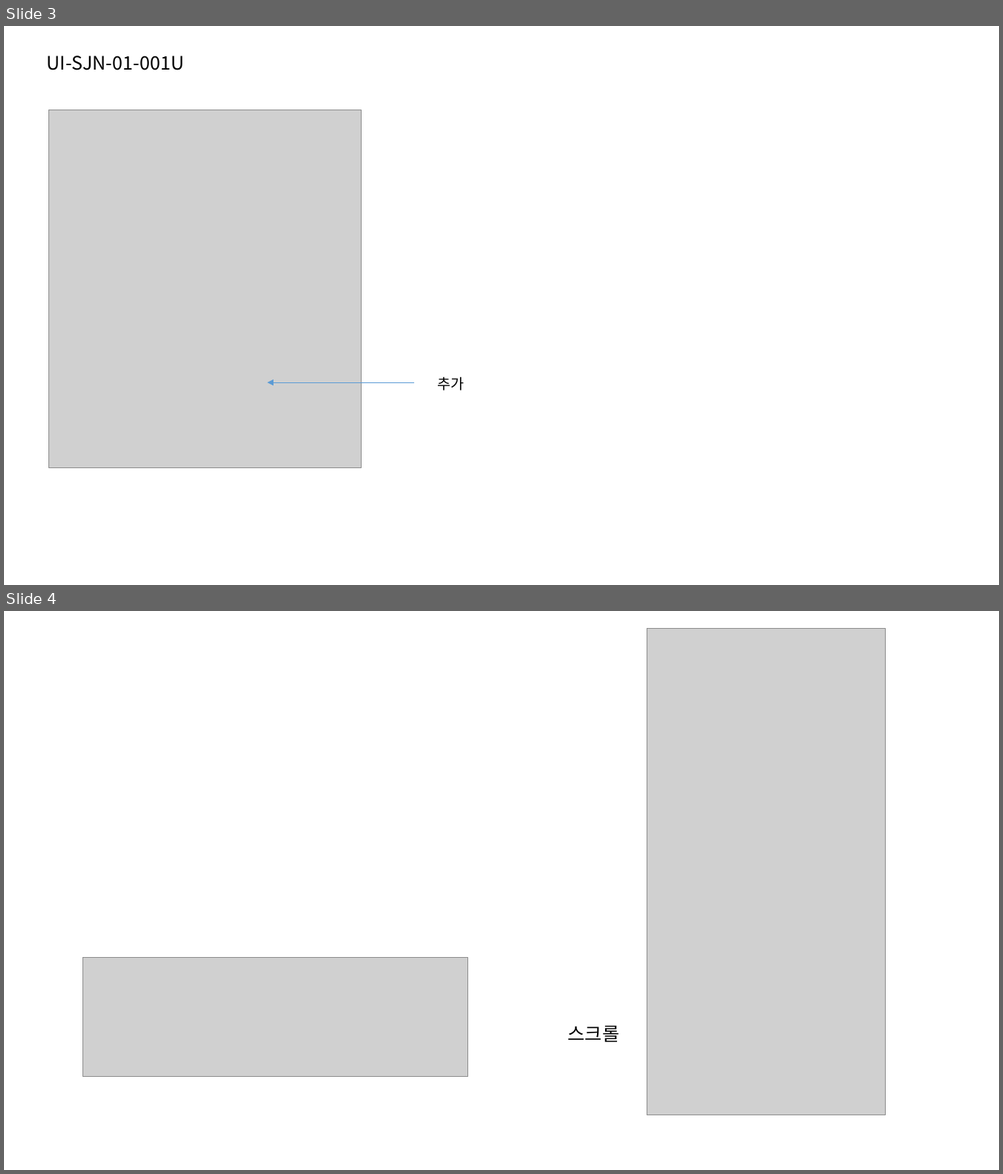
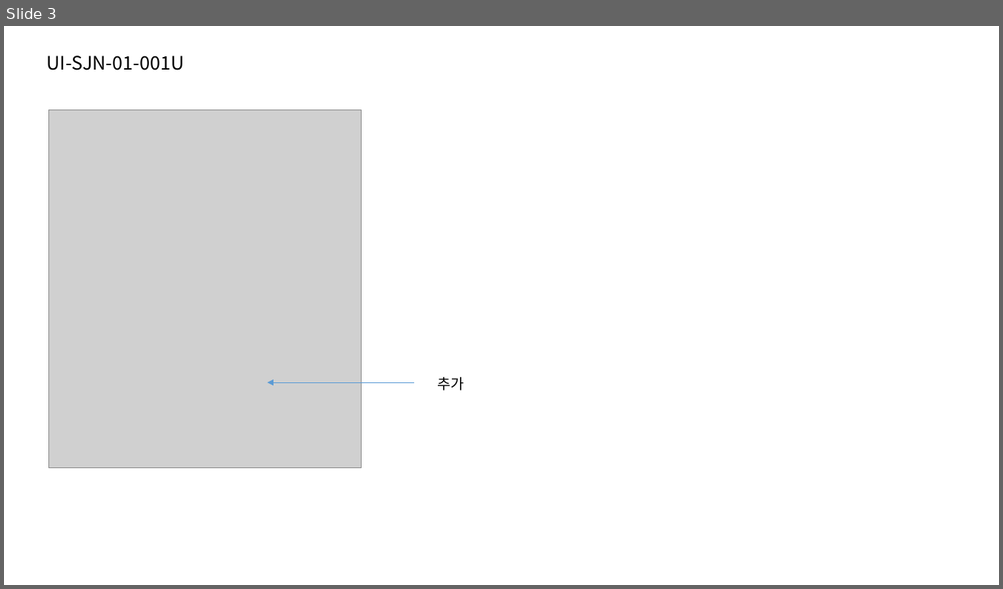
Before and after one commit to jeoungGyy/sejong, a slide deck: ppt/04-04.pptx. Shown one above the other, each under a label of ours: slides 3 and 4 before the commit, slide 3 after it. The pictures are 1003x1174 and 1003x589 pixels, drawn with LibreOffice and Linux fonts; fonts in the diff are those of the drawing; grey boxes stand for pictures. Boxes give left, top, right and bottom in pixels: in the first picture for what was removed or moved away, otherwise in the second. Text is boxed around its words. In the diff, an @@ line names an element or a change of style, - is before the commit and + after.

```diff
--- a/ppt/04-04.pptx
+++ b/ppt/04-04.pptx
@@ slide 4 removed at box(4, 611, 999, 1170), background #FFFFFF @@
@@ picture removed at box(647, 628, 885, 1116) @@
@@ picture removed at box(83, 958, 468, 1076) @@
@@ text removed at box(568, 1025, 620, 1042) @@
-스크롤
```
Also in this commit, not shown: 1 other slide removed, 4 other files.
